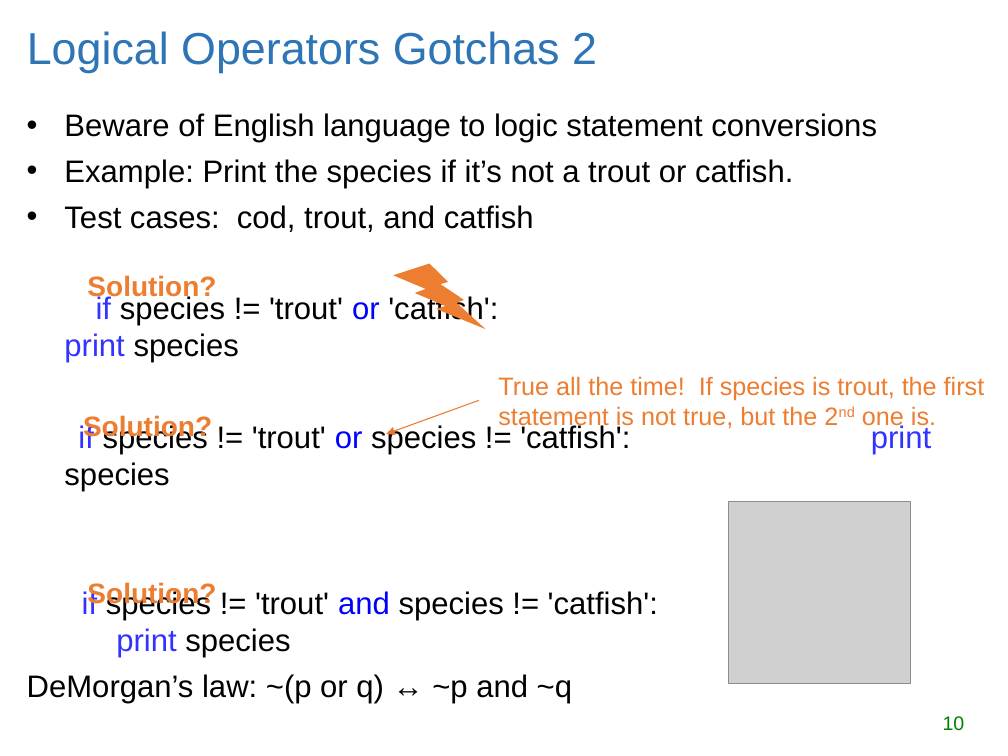
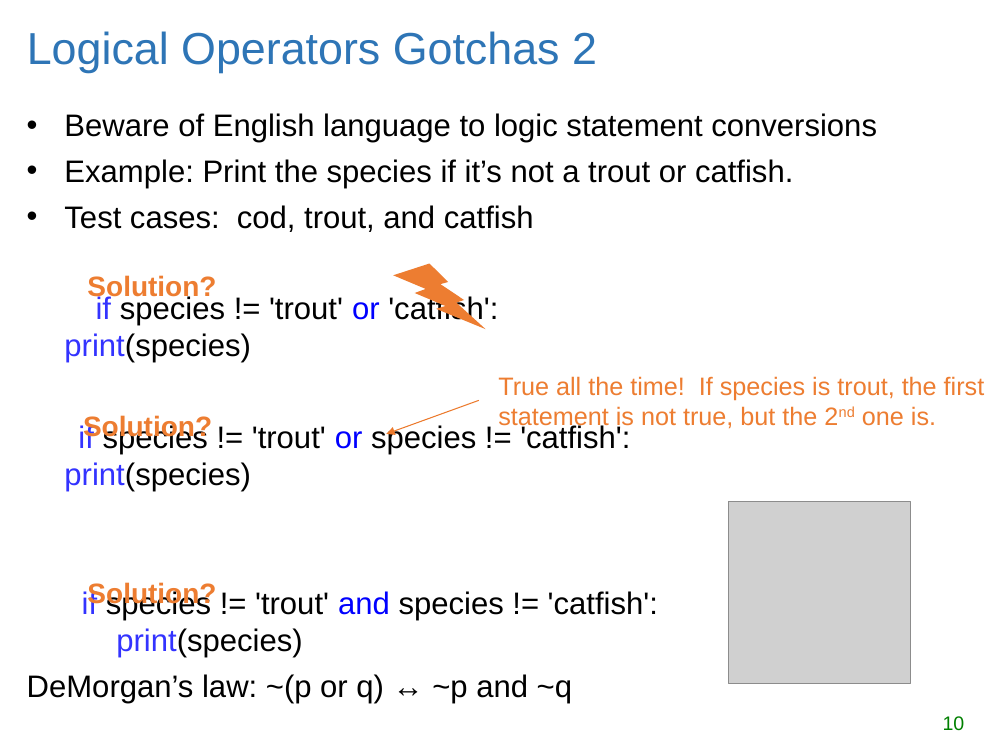
Before and after one commit to lgtateos/gis540, a slide deck: slide 10 of slides/decisionMaking.ppt. Drawn at 1008x756 pixels with LibreOffice and Linux fonts; fonts in the diff are those of the drawing; grey boxes stand for pictures. Boxes give left, top, right and bottom in pixels: in the first picture for what was removed or moved away, otherwise in the second. Text is boxed around its words. In the diff, an @@ line names an element or a change of style, - is before the commit and + after.

Commit message:
Update slides
Python 3 print statements, consistent quotation marks, newer conditionalSound.py, sort appendix

```diff
--- a/slides/decisionMaking.ppt
+++ b/slides/decisionMaking.ppt
@@ text at [64,295,658,658]: text changed @@
-if species != 'trout' or 'catfish': print species
-if species != 'trout' or species != 'catfish': print species
-if species != 'trout' and species != 'catfish':
-print species
+if species != 'trout' or 'catfish': print(species)
+if species != 'trout' or species != 'catfish': print(species)
+if species != 'trout' and species != 'catfish':
+print(species)
```
Also in this commit, not shown: 10 other slides changed, 2 slides added.
